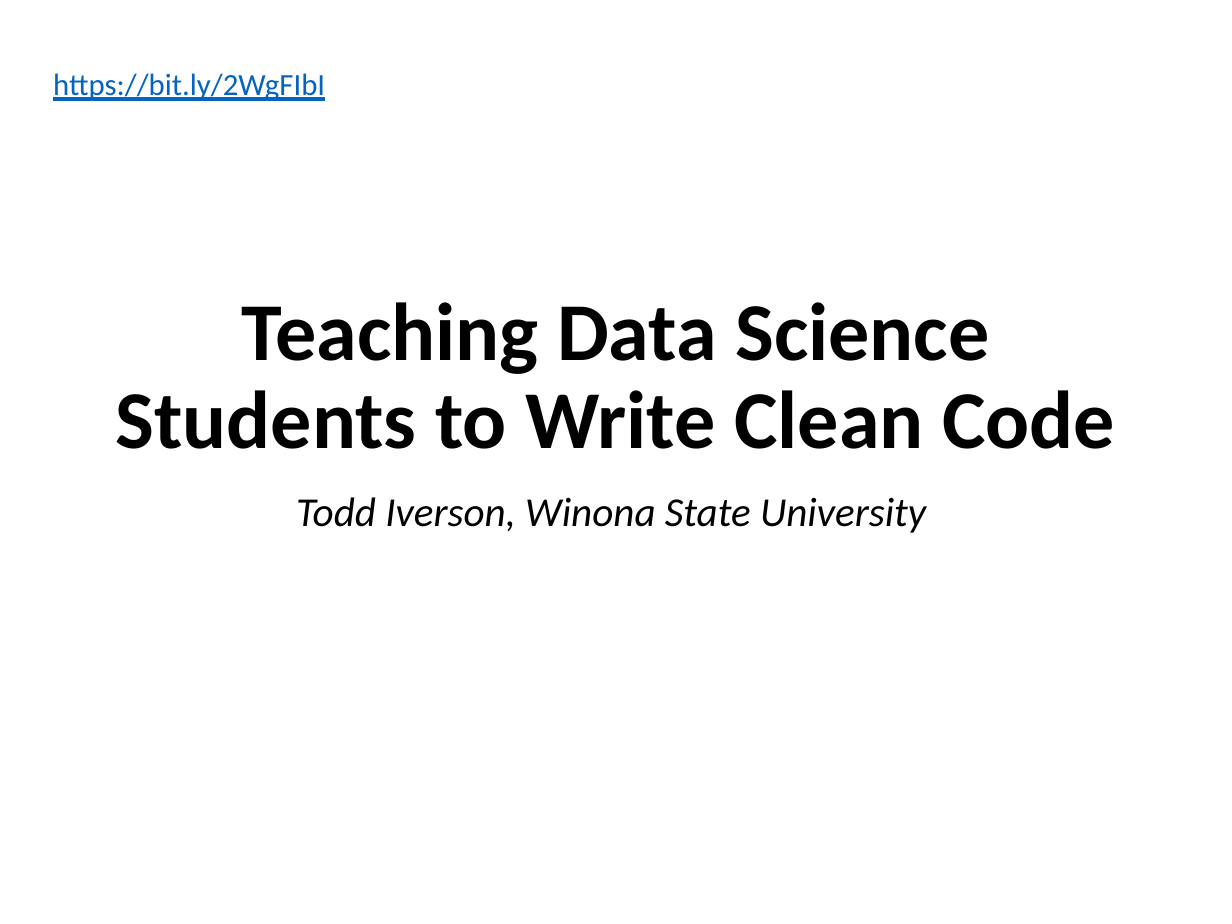
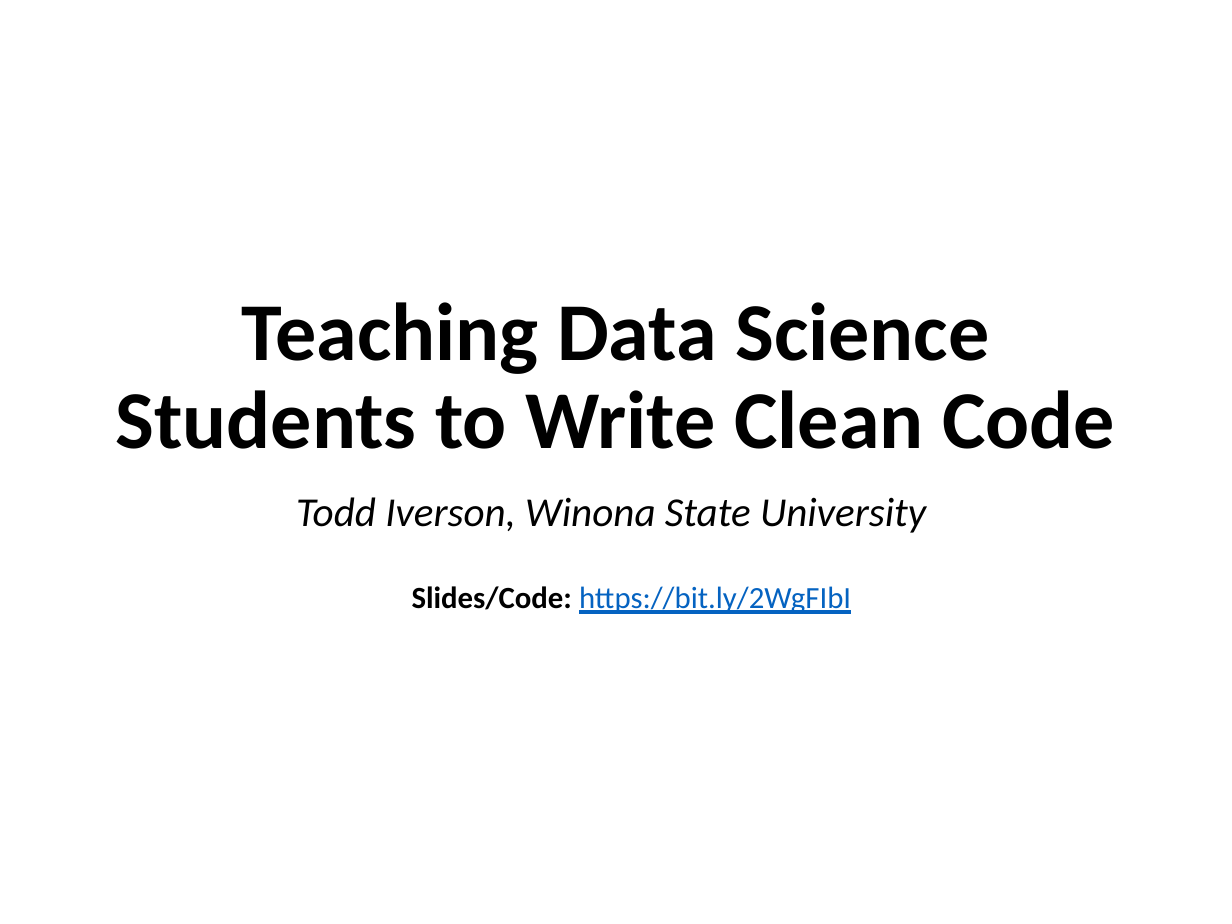
Before and after one commit to WSU-DataScience/SDSS2019_clean_data, a slide deck: slide 1 of clean_code_talkV3.pptx. Drawn at 1232x924 pixels with LibreOffice and Linux fonts; fonts in the diff are those of the drawing. Boxes give left, top, right and bottom in pixels: in the first picture for what was removed or moved away, otherwise in the second. Text is boxed around its words. In the diff, an @@ line names an element or a change of style, - is before the commit and + after.

```diff
--- a/clean_code_talkV3.pptx
+++ b/clean_code_talkV3.pptx
@@ text at [412,586,851,614]: text changed @@
-https://bit.ly/2WgFIbI
+Slides/Code: https://bit.ly/2WgFIbI
```
Also in this commit, not shown: 1 other slide changed, 2 slides added, 1 slide removed, 1 other file.
